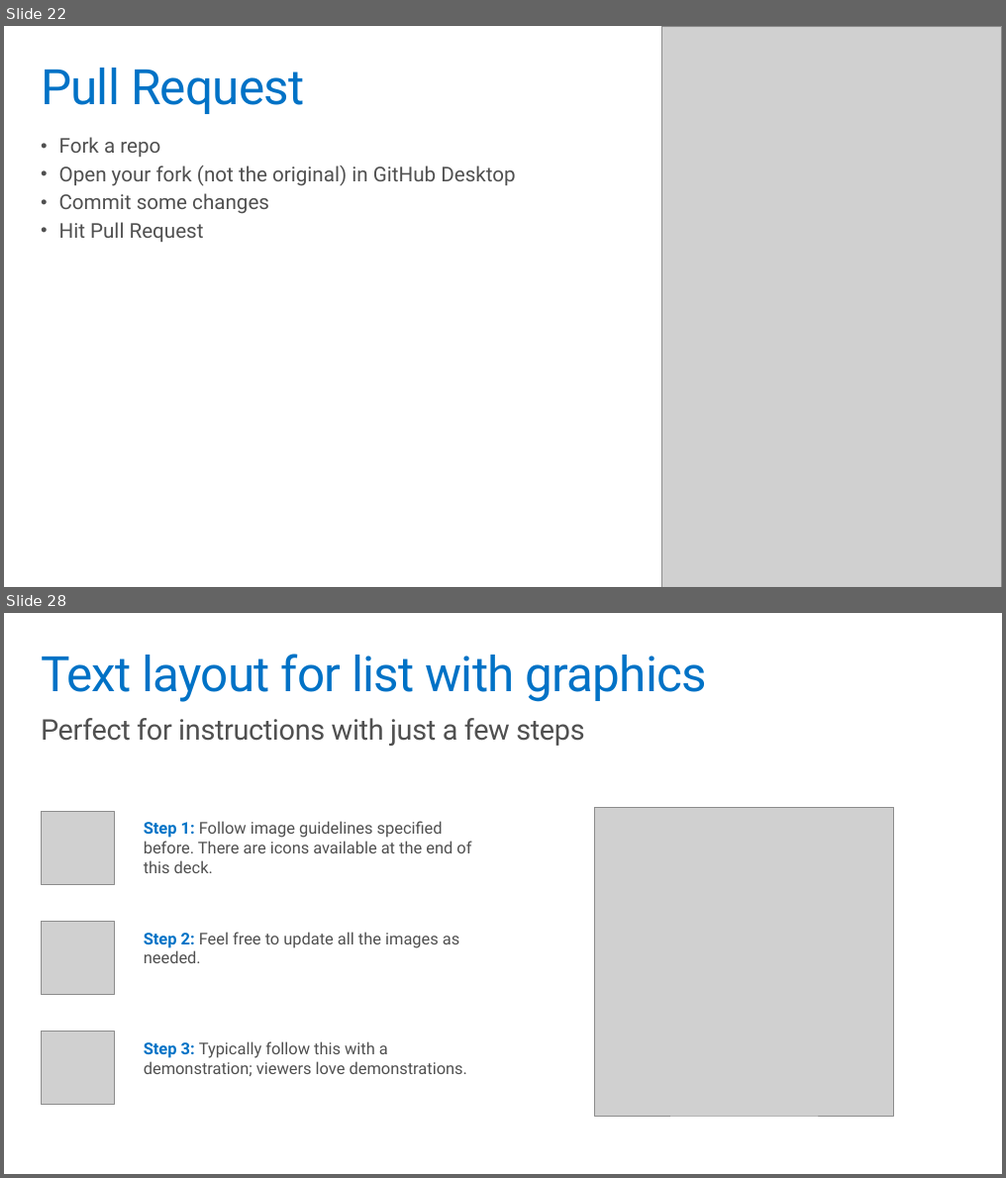
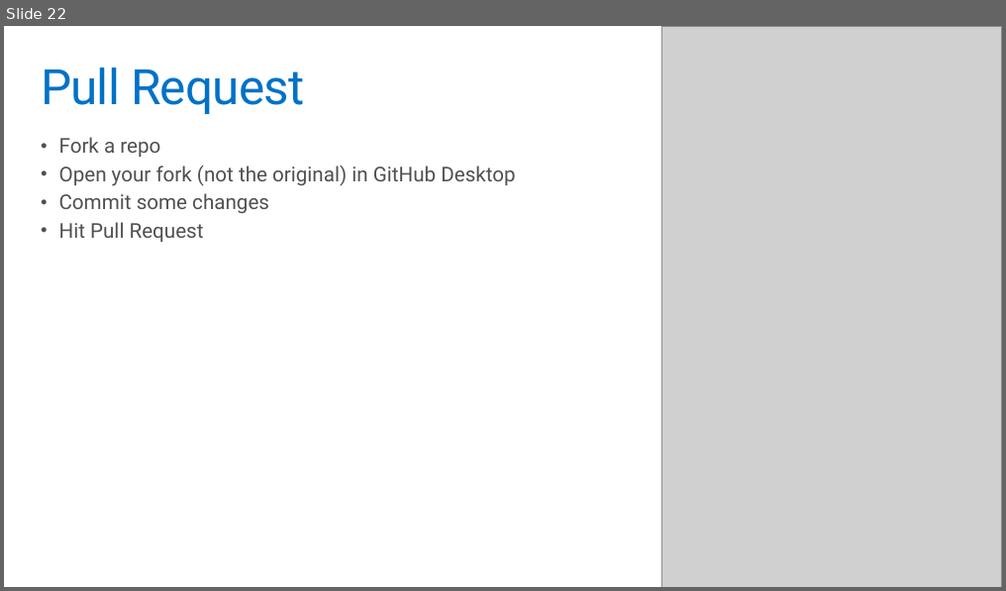
Before and after one commit to codefoster/gh-ms-mva, a slide deck: slides/m3.pptx. Shown one above the other, each under a label of ours: slides 22 and 28 before the commit, slide 22 after it; the slides between them are not shown. The pictures are 1006x1178 and 1006x591 pixels, drawn with LibreOffice and Linux fonts; fonts in the diff are those of the drawing; grey boxes stand for pictures. Boxes give left, top, right and bottom in pixels: in the first picture for what was removed or moved away, otherwise in the second. Text is boxed around its words. In the diff, an @@ line names an element or a change of style, - is before the commit and + after.

```diff
--- a/slides/m3.pptx
+++ b/slides/m3.pptx
@@ slide 28 removed at box(4, 613, 1002, 1174), background #FFFFFF @@
@@ title removed at box(41, 654, 708, 702) @@
-Text layout for list with graphics
@@ text removed at box(41, 718, 584, 746) @@
-Perfect for instructions with just a few steps
@@ picture removed at box(41, 811, 114, 884) @@
@@ picture removed at box(595, 807, 894, 1116) @@
@@ text removed at box(144, 821, 471, 873) @@
-Step 1: Follow image guidelines specified before. There are icons available at the end of this deck.
@@ picture removed at box(41, 921, 114, 994) @@
@@ text removed at box(144, 932, 459, 963) @@
-Step 2: Feel free to update all the images as needed.
@@ picture removed at box(41, 1031, 114, 1105) @@
@@ text removed at box(144, 1042, 467, 1076) @@
-Step 3: Typically follow this with a demonstration; viewers love demonstrations.
```
Also in this commit, not shown: 7 slides changed, 19 other slides removed, 2 other files.
